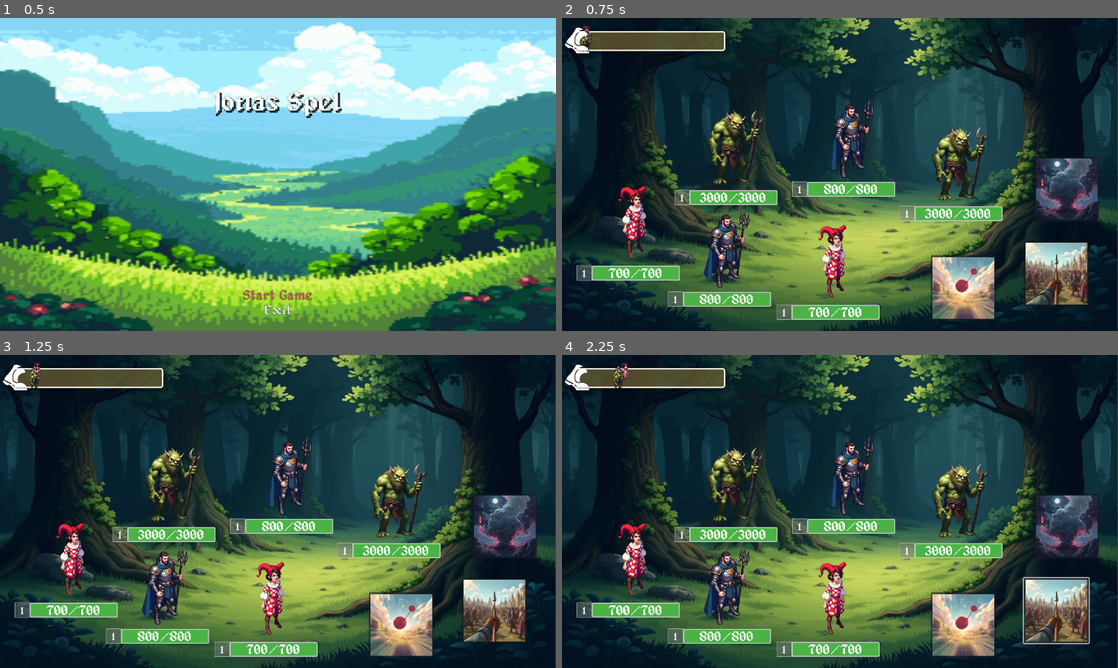
Above: before the commit, frames 1-4 (two rows, left to right).
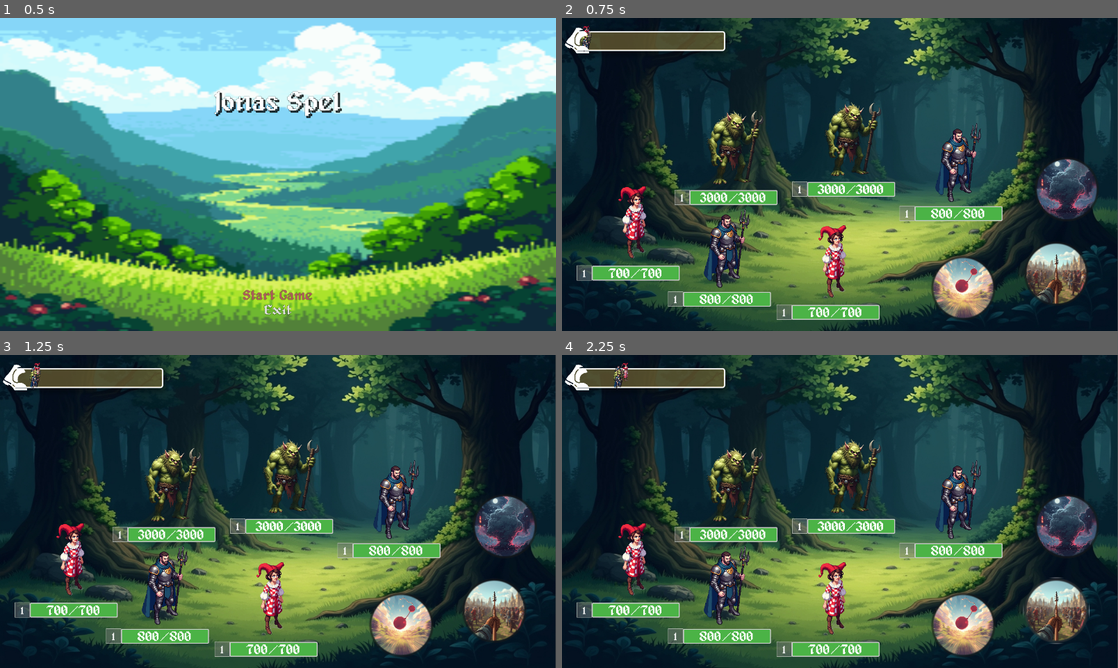
Above: after the commit, the same moments.

Repository: Pensho/Champ_Collector_2
Game: Godot game, scene res://Scenes/main.tscn
Two runs of this game, one before a commit and one after it. Both use one fixed random seed, a clock stepped at 60 frames per second and the inputs below.
Inputs (mouse positions are in pixels of both pictures, inside the frame that each line leads up to):
- Up to frame 1 (0.5 s): no input
- Up to frame 2 (0.75 s): click "Start Game" at 0.5 s
- Up to frame 3 (1.25 s): no input
- Up to frame 4 (2.25 s): click (962, 624) at 1.25 s; click (1056, 611) at 2 s

Frame 1 is identical in both runs. In frame 2, 4.8% of the frame differs, in the area x 3-97%, y 5-97%; in frame 3, 4.8%; in frame 4, 5.1%, in the area x 9-97%, y 5-97%.

Commit message:
Battle turn indicator & round buttons
Added a visual indicator to show which characters turn it is.
Made the character skill buttons round.

Diff:
--- /dev/null
+++ b/Assets/Champ Collector/Shaders/battle_ui_button.gdshader
@@ -0,0 +1,11 @@
+shader_type canvas_item;
+
+uniform float radius = 0.5; // Radius of the circle
+uniform float feather = 0.03; // Feathering of the circle's edge
+uniform vec2 center = vec2(0.5, 0.5); // Center of the circle
+
+void fragment() {
+    float dist = length(UV - center); // Distance from current pixel to the center
+    float alpha = smoothstep(radius, radius - feather, dist); // Smooth transition
+    COLOR.a *= alpha; // Apply mask for transparency
+}
--- a/Data/Battle_Variants/Battle_Troll.tres
+++ b/Data/Battle_Variants/Battle_Troll.tres
@@ -7,6 +7,8 @@
 
 [resource]
 script = ExtResource("1_3p4dw")
-_enemy_characters = Array[ExtResource("1_bjutu")]([ExtResource("2_gpdaq"), ExtResource("3_gpdaq"), ExtResource("2_gpdaq")])
+_enemies_wave_1 = Array[ExtResource("1_bjutu")]([ExtResource("2_gpdaq"), ExtResource("2_gpdaq"), ExtResource("3_gpdaq")])
+_enemies_wave_2 = Array[ExtResource("1_bjutu")]([])
+_enemies_wave_3 = Array[ExtResource("1_bjutu")]([])
 _location = "res://Assets/Champ Collector/Scenery/Troll battle area/Troll_battle_area_7.jpg"
 metadata/_custom_type_script = "uid://bjtnao6fgl8go"
--- a/Scenes/battle.tscn
+++ b/Scenes/battle.tscn
@@ -1,9 +1,10 @@
-[gd_scene load_steps=5 format=3 uid="uid://cc883blynrgq2"]
+[gd_scene load_steps=6 format=3 uid="uid://cc883blynrgq2"]
 
-[ext_resource type="Script" uid="uid://g08boofygabn" path="res://Scripts/battle.gd" id="1_oxf17"]
+[ext_resource type="Script" uid="uid://g08boofygabn" path="res://Scripts/Battle.gd" id="1_oxf17"]
 [ext_resource type="PackedScene" uid="uid://dy5q1foc8kon5" path="res://Scenes/battle_ui.tscn" id="2_1ruyk"]
 [ext_resource type="Texture2D" uid="uid://b31byb3wcg7a3" path="res://Assets/Champ Collector/Scenery/Troll battle area/Troll_battle_area_3.jpg" id="2_f6xt6"]
 [ext_resource type="PackedScene" uid="uid://dvvopn2yuy4wr" path="res://Scenes/Characters/Character_Battle_Repr.tscn" id="3_ww2ai"]
+[ext_resource type="Texture2D" uid="uid://cjcnam176bh58" path="res://Assets/Champ Collector/Icons/Indicator_Arrow/Indicator_Arrow_0001.png" id="5_pd5xk"]
 
 [node name="Battle" type="Node2D"]
 script = ExtResource("1_oxf17")
@@ -34,3 +35,10 @@
 position = Vector2(813, 233)
 
 [node name="Battle UI" parent="." instance=ExtResource("2_1ruyk")]
+
+[node name="Turn_Indicator" type="TextureRect" parent="."]
+visible = false
+offset_right = 50.0
+offset_bottom = 50.0
+texture = ExtResource("5_pd5xk")
+expand_mode = 1
--- a/Scenes/battle_ui.tscn
+++ b/Scenes/battle_ui.tscn
@@ -1,7 +1,8 @@
-[gd_scene load_steps=7 format=3 uid="uid://dy5q1foc8kon5"]
+[gd_scene load_steps=11 format=3 uid="uid://dy5q1foc8kon5"]
 
 [ext_resource type="Script" uid="uid://che4nfxkv8ukc" path="res://Scripts/battle_ui.gd" id="1_gfldn"]
 [ext_resource type="Texture2D" uid="uid://cj6uxwt730ish" path="res://Assets/Champ Collector/Icons/Turn_Bar/walking-boot.svg" id="2_6sbxc"]
+[ext_resource type="Shader" uid="uid://bxqgowk0maklx" path="res://Assets/Champ Collector/Shaders/battle_ui_button.gdshader" id="2_scq05"]
 [ext_resource type="Texture2D" uid="uid://dttmv410f1bo5" path="res://Assets/Champ Collector/Icons/Abilities/Stab/Stab_3.jpg" id="4_4blpl"]
 [ext_resource type="Texture2D" uid="uid://ctbnnvhe6erv0" path="res://Assets/Champ Collector/Icons/Abilities/Bolas/Bolas_2.jpg" id="4_nm010"]
 [ext_resource type="Texture2D" uid="uid://desu7vr6la0bf" path="res://Assets/Champ Collector/Icons/Abilities/Smoke_Screen/Smoke_Screen_5.jpg" id="6_scq05"]
@@ -20,6 +21,24 @@
 shadow_color = Color(0, 0, 0, 0.294118)
 shadow_size = 13
 shadow_offset = Vector2(0, 4)
+
+[sub_resource type="ShaderMaterial" id="ShaderMaterial_d07u5"]
+shader = ExtResource("2_scq05")
+shader_parameter/radius = 0.5
+shader_parameter/feather = 0.03
+shader_parameter/center = Vector2(0.5, 0.5)
+
+[sub_resource type="ShaderMaterial" id="ShaderMaterial_6lbqc"]
+shader = ExtResource("2_scq05")
+shader_parameter/radius = 0.5
+shader_parameter/feather = 0.03
+shader_parameter/center = Vector2(0.5, 0.5)
+
+[sub_resource type="ShaderMaterial" id="ShaderMaterial_rvbdk"]
+shader = ExtResource("2_scq05")
+shader_parameter/radius = 0.5
+shader_parameter/feather = 0.03
+shader_parameter/center = Vector2(0.5, 0.5)
 
 [node name="Battle UI" type="Control" node_paths=PackedStringArray("_char_turns")]
 layout_mode = 3
@@ -96,6 +115,7 @@
 expand_mode = 1
 
 [node name="Skill_1" type="Button" parent="Camera2D"]
+material = SubResource("ShaderMaterial_d07u5")
 offset_left = 209.0
 offset_top = 186.0
 offset_right = 359.0
@@ -104,6 +124,7 @@
 expand_icon = true
 
 [node name="Skill_2" type="Button" parent="Camera2D"]
+material = SubResource("ShaderMaterial_6lbqc")
 offset_left = 423.0
 offset_top = 153.0
 offset_right = 573.0
@@ -112,6 +133,7 @@
 expand_icon = true
 
 [node name="Skill_3" type="Button" parent="Camera2D"]
+material = SubResource("ShaderMaterial_rvbdk")
 offset_left = 447.0
 offset_top = -41.0
 offset_right = 597.0
--- a/Scripts/Worldview/Context_Battle.gd
+++ b/Scripts/Worldview/Context_Battle.gd
@@ -2,7 +2,9 @@
 
 @warning_ignore_start("unused_private_class_variable")
 
-@export var _enemy_characters: Array[CharacterPreset]
+@export var _enemies_wave_1: Array[CharacterPreset]
+@export var _enemies_wave_2: Array[CharacterPreset]
+@export var _enemies_wave_3: Array[CharacterPreset]
 @export var _location: String
 
 @warning_ignore_restore("unused_private_class_variable")
--- a/Scripts/battle.gd
+++ b/Scripts/battle.gd
@@ -11,6 +11,8 @@
 @onready var character_repr_2: CharacterRepresentation = $Character_2
 @onready var character_repr_3: CharacterRepresentation = $Character_3
 
+@onready var turn_indicator: TextureRect = $Turn_Indicator
+
 var _char_1: Character
 var _char_2: Character
 var _char_3: Character
@@ -21,27 +23,30 @@
 
 const TURN_POS_X_THRESHOLD: int = 360
 
-var _someones_turn: bool = false
+var _characters_turn: Character = null
 var _initialized: bool = false
 
 func _process(delta: float) -> void:
 	if(_initialized):
-		UpdateBattle(delta, _char_1, 0)
-		UpdateBattle(delta, _char_2, 1)
-		UpdateBattle(delta, _char_3, 2)
-		UpdateBattle(delta, _enemy_1, 3)
-		UpdateBattle(delta, _enemy_2, 4)
-		UpdateBattle(delta, _enemy_3, 5)
+		UpdateBattle(delta, _char_1, 0, character_repr_1)
+		UpdateBattle(delta, _char_2, 1, character_repr_2)
+		UpdateBattle(delta, _char_3, 2, character_repr_3)
+		UpdateBattle(delta, _enemy_1, 3, enemy_repr_1)
+		UpdateBattle(delta, _enemy_2, 4, enemy_repr_2)
+		UpdateBattle(delta, _enemy_3, 5, enemy_repr_3)
 
-func UpdateBattle(delta: float, character: Character, battleSlot: int) -> void:
-	if (_someones_turn):
+func UpdateBattle(delta: float, character: Character, battleSlot: int, representation: CharacterRepresentation) -> void:
+	if (null != _characters_turn):
 		return
 	if(character._currentHealth <= 0):
 		return
 	if(battle_ui._char_turns[battleSlot].position.x + battle_ui._char_turns[battleSlot].get_rect().size.x < TURN_POS_X_THRESHOLD):
 		battle_ui._char_turns[battleSlot].position = battle_ui._char_turns[battleSlot].position + Vector2(character._speed * delta, 0)
 	else:
-		_someones_turn = true
+		_characters_turn = character
+		turn_indicator.position.x = representation.position.x + (representation._character_texture.size.x * 0.5) - (turn_indicator.size.x * 0.5)
+		turn_indicator.position.y = representation.position.y - turn_indicator.size.y
+		turn_indicator.show()
 
 func CharPreperations(p_repr: CharacterRepresentation, p_character: Character) -> void:
 	p_repr._level.text = str(p_character._level)
@@ -67,27 +72,27 @@
 	battle_ui._char_turns[1].texture = load(_char_2._texture)
 	battle_ui._char_turns[2].texture = load(_char_3._texture)
 
-	for enemy in battlecontext._enemy_characters:
+	for enemy in battlecontext._enemies_wave_1:
 		print("found enemy: ", enemy._name)
 
-	if (battlecontext._enemy_characters.size() >= 1):
+	if (battlecontext._enemies_wave_1.size() >= 1):
 		_enemy_1 = Character.new()
-		_enemy_1.InstantiateNew(battlecontext._enemy_characters[0], -1)
+		_enemy_1.InstantiateNew(battlecontext._enemies_wave_1[0], -1)
 		CharPreperations(enemy_repr_1, _enemy_1)
 		battle_ui._char_turns[3].texture = load(_enemy_1._texture)
 	else:
 		print("Accidental load to battle scene without enemies.")
 		get_tree().quit()
-	if (battlecontext._enemy_characters.size() >= 2):
+	if (battlecontext._enemies_wave_1.size() >= 2):
 		_enemy_2 = Character.new()
-		_enemy_2.InstantiateNew(battlecontext._enemy_characters[1], -1)
+		_enemy_2.InstantiateNew(battlecontext._enemies_wave_1[1], -1)
 		CharPreperations(enemy_repr_2, _enemy_2)
 		battle_ui._char_turns[4].texture = load(_enemy_2._texture)
 	else:
 		enemy_repr_2.hide()
-	if (battlecontext._enemy_characters.size() >= 3):
+	if (battlecontext._enemies_wave_1.size() >= 3):
 		_enemy_3 = Character.new()
-		_enemy_3.InstantiateNew(battlecontext._enemy_characters[2], -1)
+		_enemy_3.InstantiateNew(battlecontext._enemies_wave_1[2], -1)
 		CharPreperations(enemy_repr_3, _enemy_3)
 		battle_ui._char_turns[5].texture = load(_enemy_3._texture)
 	else:
Not shown, added: Assets/Champ Collector/Shaders/battle_ui_button.gdshader.uid
